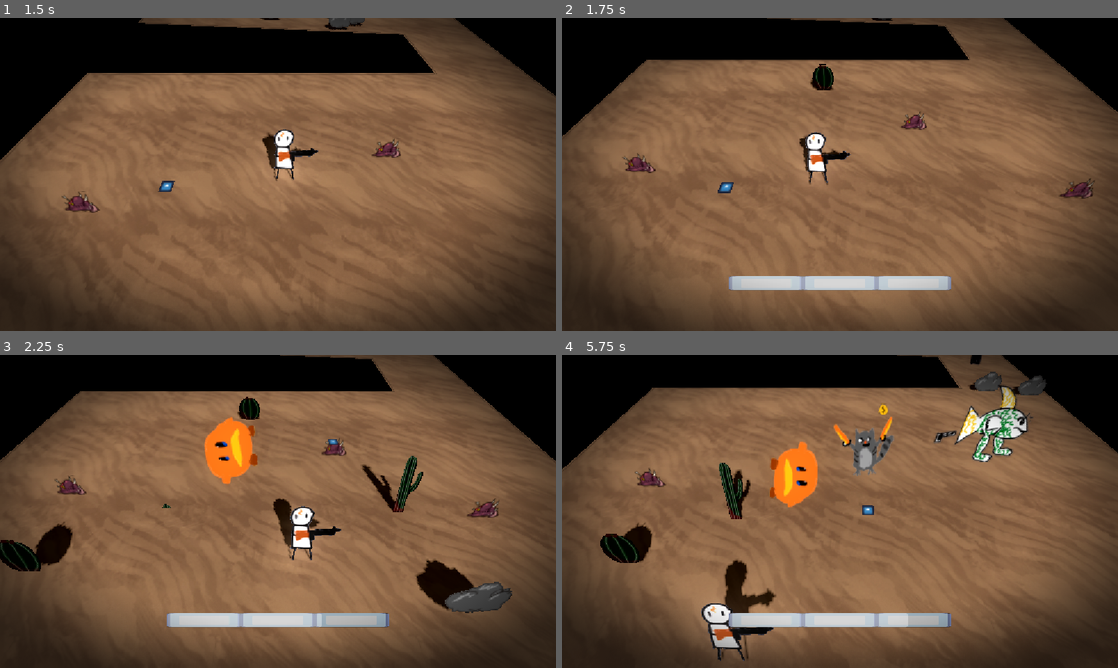
Above: before the commit, frames 1-4 (two rows, left to right).
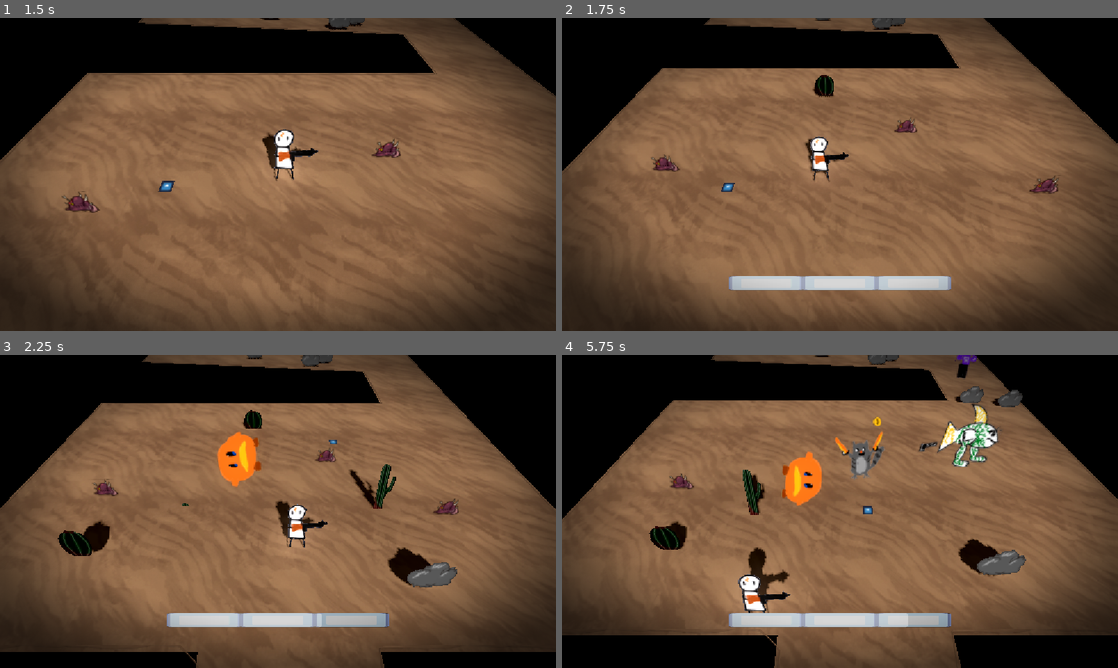
Above: after the commit, the same moments.

Repository: gmuGADIG/DEADSHOT
Game: Godot game, scene res://world/levels/desert_large/level_desert_large.tscn
The game is run twice, just before and just after one commit, with the same random seed, the same clock (stepped at 60 frames per second) and the same inputs. This scene is started directly instead of the project's main scene. The engine's default icon, where the game draws it, is replaced by a stand-in: a white triangle on a blue panel in a dark square.
Inputs (mouse positions are in pixels of both pictures, inside the frame that each line leads up to):
- Up to frame 1 (1.5 s): move the mouse to (400, 158) at 0.52 s; press the mouse at (400, 158) at 0.53 s; hold D (move_right) 0.53-1.28 s; move the mouse to (166, 190) at 1.27 s; release the mouse at (166, 190) at 1.28 s; hold S (move_down) from 1.28 s (still down); tap E (interact) at 1.35 s
- Up to frame 2 (1.75 s): keep holding S (move_down)
- Up to frame 3 (2.25 s): move the mouse to (333, 442) at 2.02 s; release S (move_down) at 2.03 s; hold D (move_right) from 2.03 s (still down); tap Space (roll) at 2.1 s
- Up to frame 4 (5.75 s): move the mouse to (812, 574) at 2.77 s; release D (move_right) at 2.78 s; hold W (move_up) 2.78-3.53 s; right-click (812, 574) at 2.85 s; move the mouse to (1006, 558) at 3.52 s; press the mouse at (1006, 558) at 3.53 s; hold A (move_left) 3.53-5.03 s; move the mouse to (673, 464) at 4.27 s; release the mouse at (673, 464) at 4.28 s; tap E (interact) at 4.35 s; move the mouse to (867, 511) at 5.02 s; hold S (move_down) from 5.03 s (still down); tap Space (roll) at 5.1 s

Frame 1 is identical in both runs. In frame 2, 9.0% of the frame differs, in the area x 0-100%, y 0-93%; in frame 3, 22%; in frame 4, 28%, in the area x 0-100%, y 0-100%.

Commit message:
Zoom out during encounters

Diff:
--- a/systems/camera/main_cam.gd
+++ b/systems/camera/main_cam.gd
@@ -4,6 +4,7 @@
 static var instance: MainCam
 
 @export var offset: Vector3
+@export var encounter_zoom: float = 1.0
 @export var smoothing: float
 
 func _init() -> void:
@@ -11,7 +12,10 @@
 
 func _process(delta: float) -> void:
 	var target := average_position()
-	target += offset
+	if Encounter.is_encounter_active():
+		target += offset * Encounter.active_encounter.camera_zoom
+	else:
+		target += offset
 
 	global_position = lerp(global_position, target, 1.0 - exp(-smoothing * delta))
 
--- a/systems/camera/main_cam.tscn
+++ b/systems/camera/main_cam.tscn
@@ -7,4 +7,5 @@
 current = true
 script = ExtResource("1_m50gf")
 offset = Vector3(0, 7.201, 5.785)
+encounter_zoom = 1.25
 smoothing = 10.0
--- a/world/enemy/encounter/encounter.gd
+++ b/world/enemy/encounter/encounter.gd
@@ -11,6 +11,9 @@
 	IN_PROGRESS,
 	DONE,
 }
+
+## Camera will zoom out this much when the encounter is active.
+@export var camera_zoom := 1.2
 
 var progress := EncounterProgress.WAITING
 
